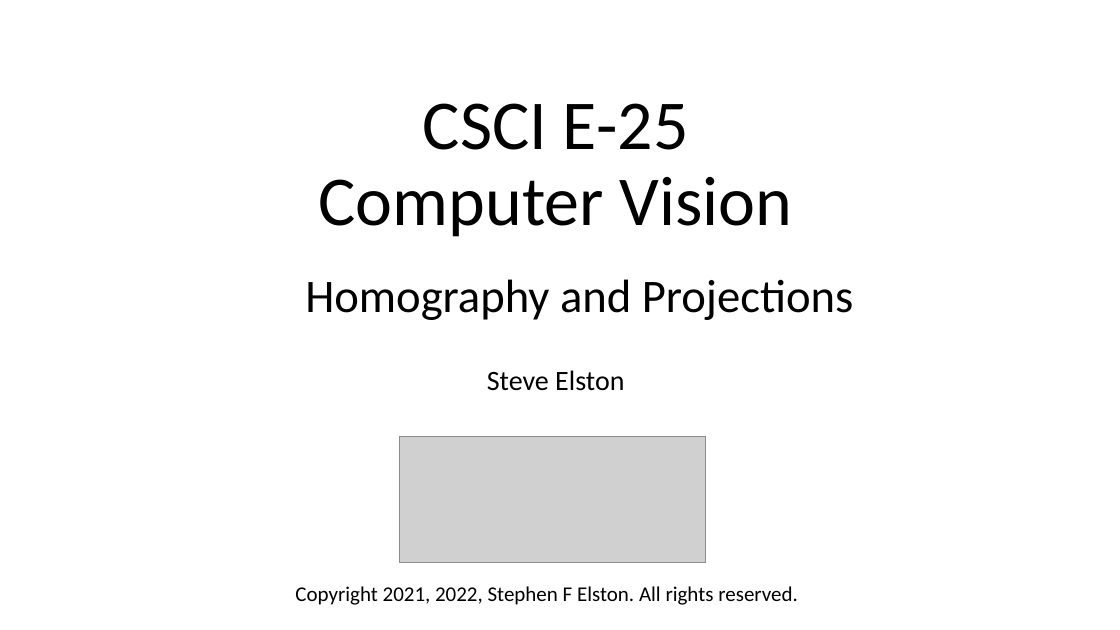
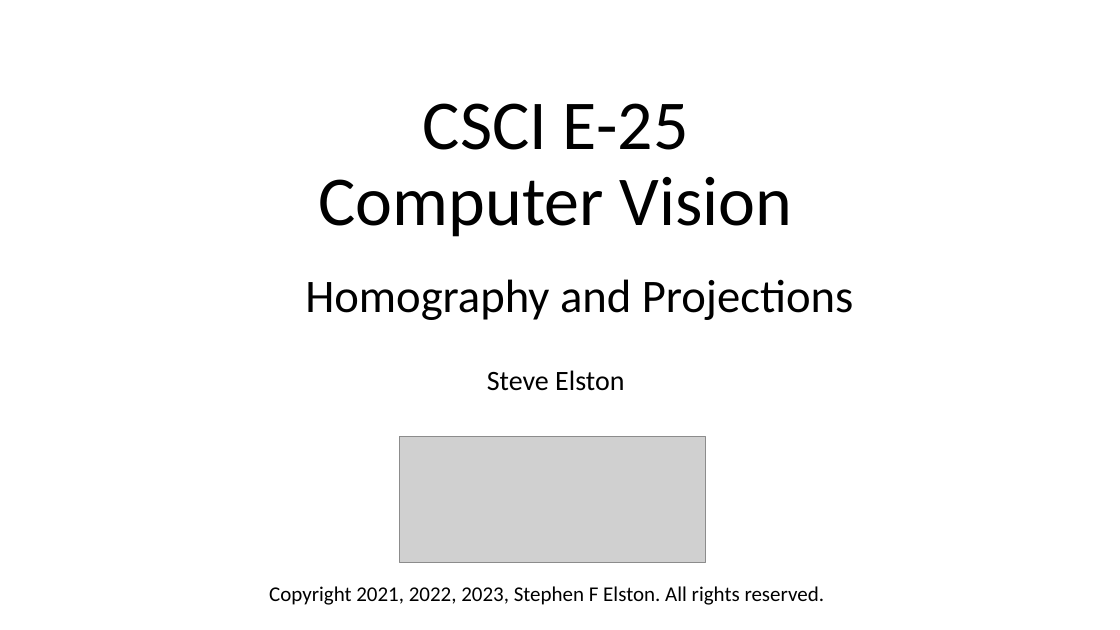
Before and after one commit to StephenElston/CSCI-E25, a slide deck: slide 1 of Slides/9_HomographyProjection.pptx. Drawn at 1120x630 pixels with LibreOffice and Linux fonts; fonts in the diff are those of the drawing; grey boxes stand for pictures. Boxes give left, top, right and bottom in pixels: in the first picture for what was removed or moved away, otherwise in the second. Text is boxed around its words. In the diff, an @@ line names an element or a change of style, - is before the commit and + after.

Commit message:
Corrections from lecture

```diff
--- a/Slides/9_HomographyProjection.pptx
+++ b/Slides/9_HomographyProjection.pptx
@@ text at bbox=[269, 586, 825, 605]: text changed @@
-Copyright 2021, 2022, Stephen F Elston. All rights reserved.
+Copyright 2021, 2022, 2023, Stephen F Elston. All rights reserved.
```
